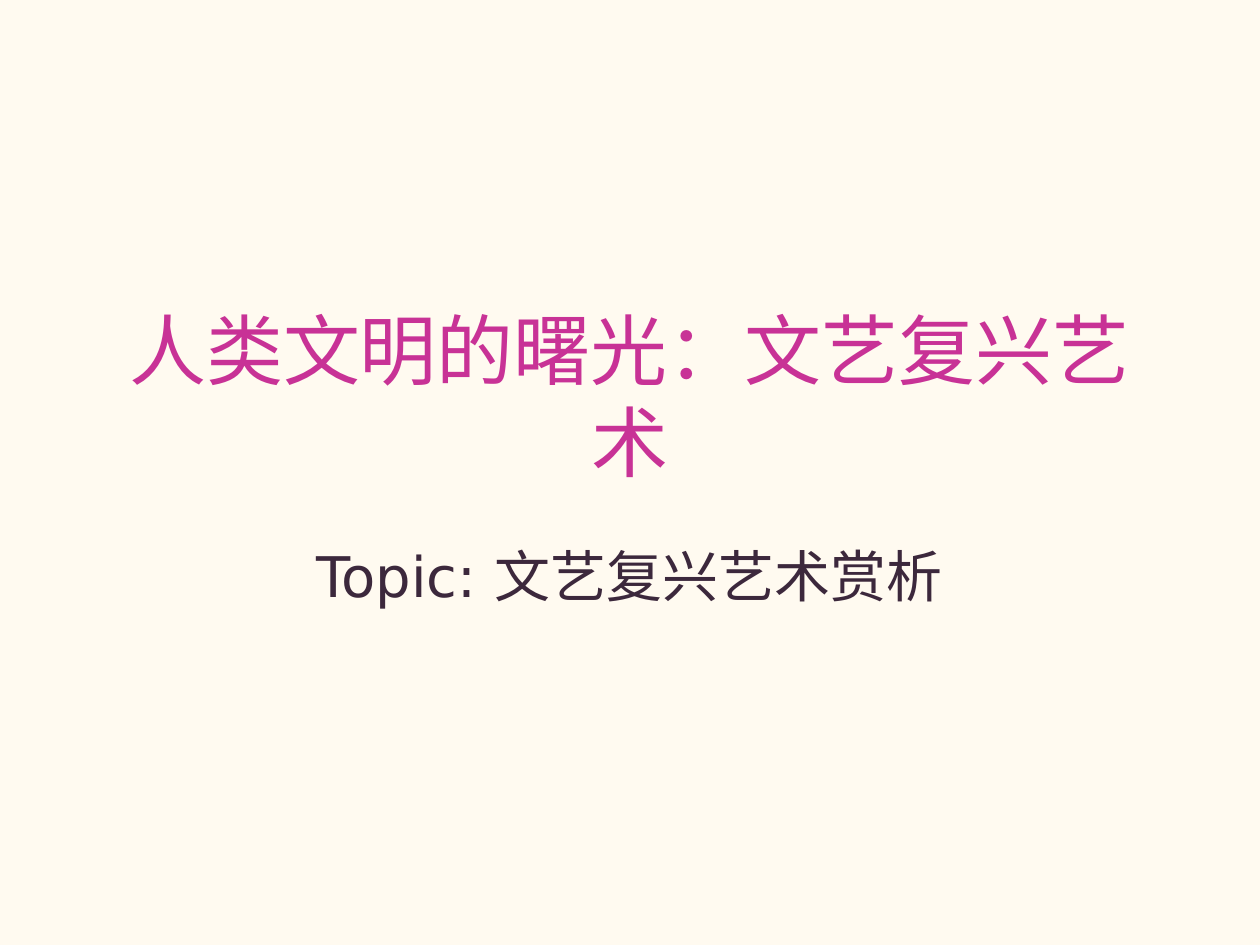
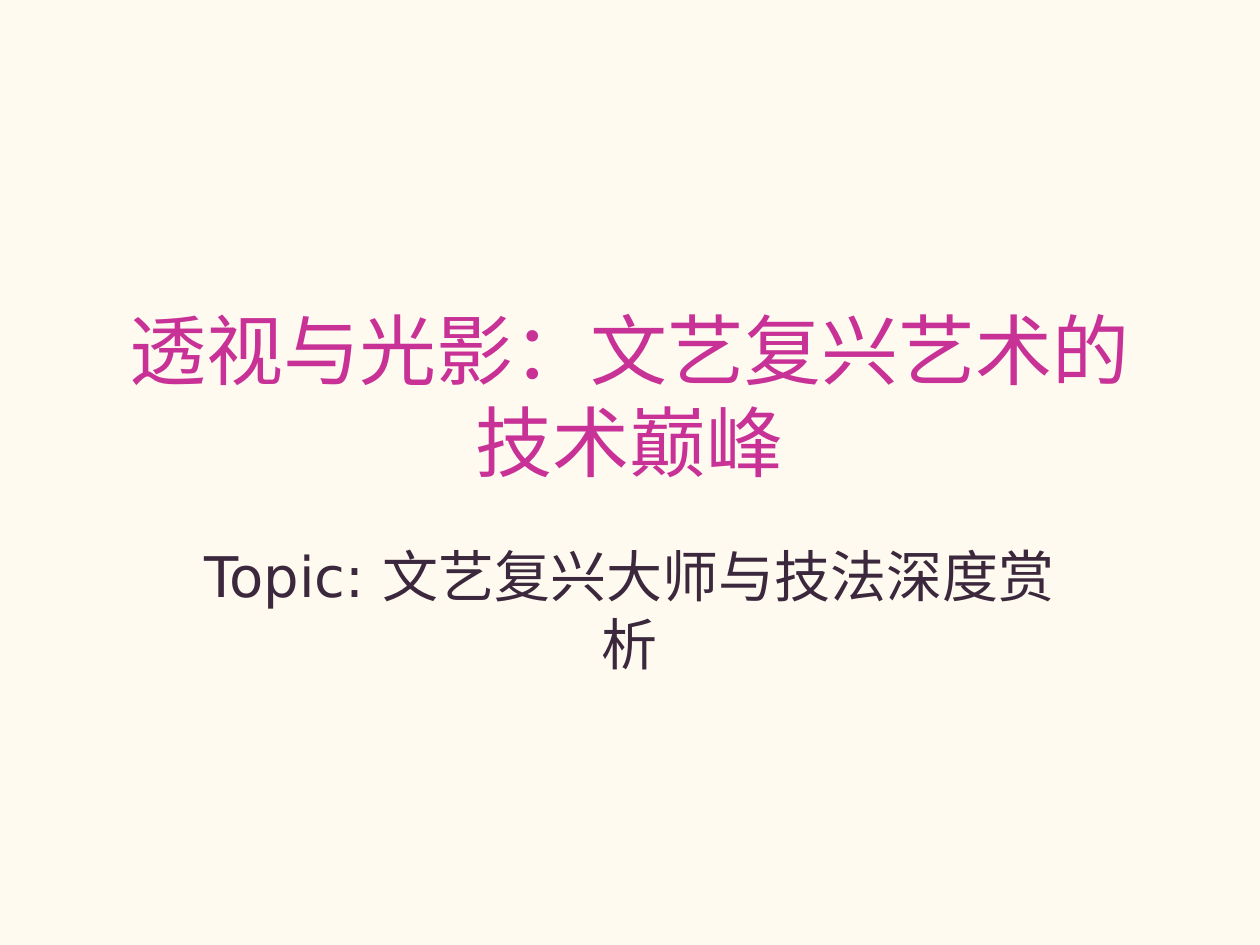
Before and after one commit to yeasy/AutoPPT, a slide deck: slide 14 of samples/en_art.pptx. Drawn at 1260x945 pixels with LibreOffice and Linux fonts; fonts in the diff are those of the drawing. Boxes give left, top, right and bottom in pixels: in the first picture for what was removed or moved away, otherwise in the second. Text is boxed around its words. In the diff, an @@ line names an element or a change of style, - is before the commit and + after.

Commit message:
Ultra-HQ Sample Overhaul: Injected Wikipedia-grade substantive research content (dry goods) across all 6 flagship topics

```diff
--- a/samples/en_art.pptx
+++ b/samples/en_art.pptx
@@ title at box(129, 314, 1130, 477): text changed @@
-人类文明的曙光：文艺复兴艺术
+透视与光影：文艺复兴艺术的技术巅峰
@@ subtitle at box(205, 549, 1054, 670): text changed @@
-Topic: 文艺复兴艺术赏析
+Topic: 文艺复兴大师与技法深度赏析
```
Also in this commit, not shown: 20 other slides changed, 12 slides added, 12 slides removed, 7 other files.
